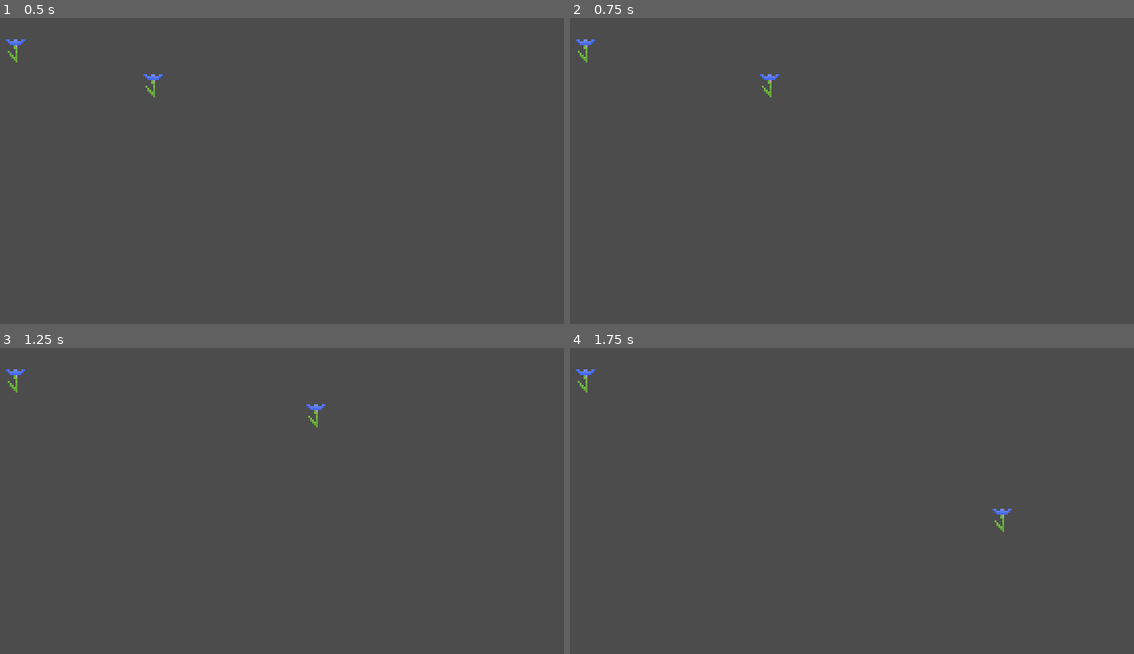
Above: before the commit, frames 1-4 (two rows, left to right).
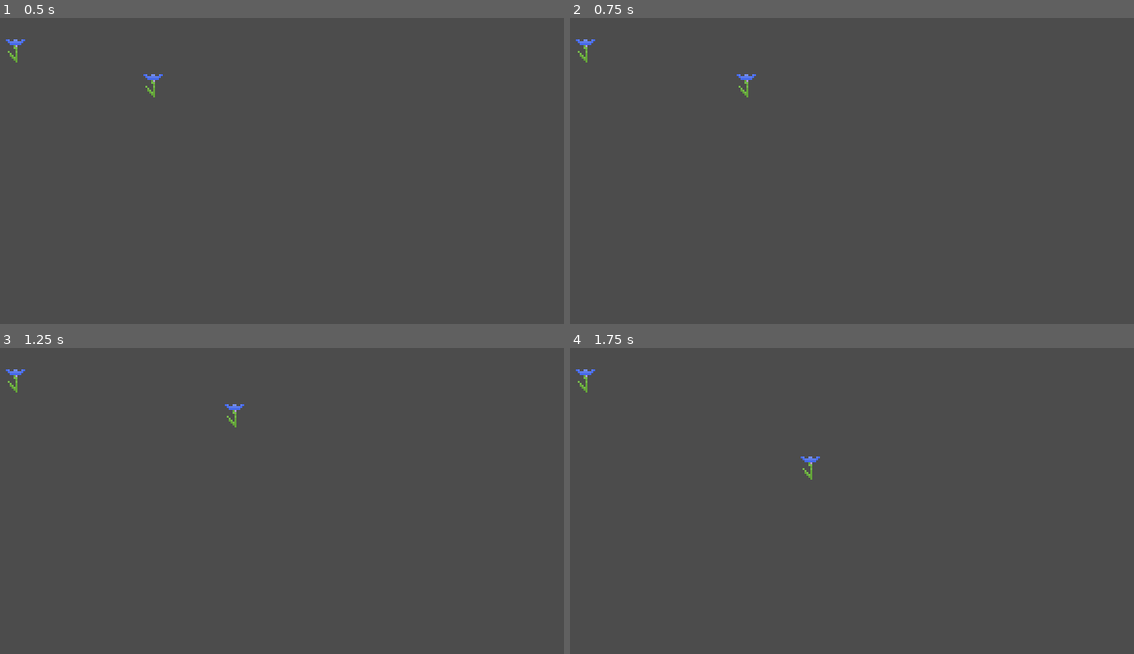
Above: after the commit, the same moments.

Repository: SilkRose/Roll-Pony-Game
Game: Godot game, scene res://World.tscn
Two runs of this game, one before a commit and one after it. Both use one fixed random seed, a clock stepped at 60 frames per second and the inputs below.
Inputs:
- Up to frame 1 (0.5 s): no input
- Up to frame 2 (0.75 s): tap Enter at 0.5 s; hold Right (ui_right) from 0.53 s (still down)
- Up to frame 3 (1.25 s): keep holding Right (ui_right)
- Up to frame 4 (1.75 s): release Right (ui_right) at 1.28 s; hold Down (ui_down) from 1.28 s (still down)

Frame 1 is identical in both runs. In frame 2, 0.2% of the frame differs, in the area x 29-38%, y 18-26%; in frame 3, 0.2%; in frame 4, 0.2%.

Commit message:
Improve movement code

Diff:
--- a/Player.gd
+++ b/Player.gd
@@ -3,15 +3,13 @@
 var velocity = Vector2.ZERO
 
 func _physics_process(delta):
-	if Input.is_action_pressed("ui_right"):
-		velocity.x = 2
-	elif Input.is_action_pressed("ui_left"):
-		velocity.x = -2
-	elif Input.is_action_pressed("ui_down"):
-		velocity.y = 2
-	elif Input.is_action_pressed("ui_up"):
-		velocity.y = -2
+	var input_vector = Vector2.ZERO
+	input_vector.x = Input.get_action_strength("ui_right") - Input.get_action_strength("ui_left")
+	input_vector.y = Input.get_action_strength("ui_down") - Input.get_action_strength("ui_up")
+
+	if input_vector != Vector2.ZERO:
+		velocity = input_vector
 	else:
-		velocity.x = 0
-		velocity.y = 0
+		velocity = Vector2.ZERO
+
 	move_and_collide(velocity)
